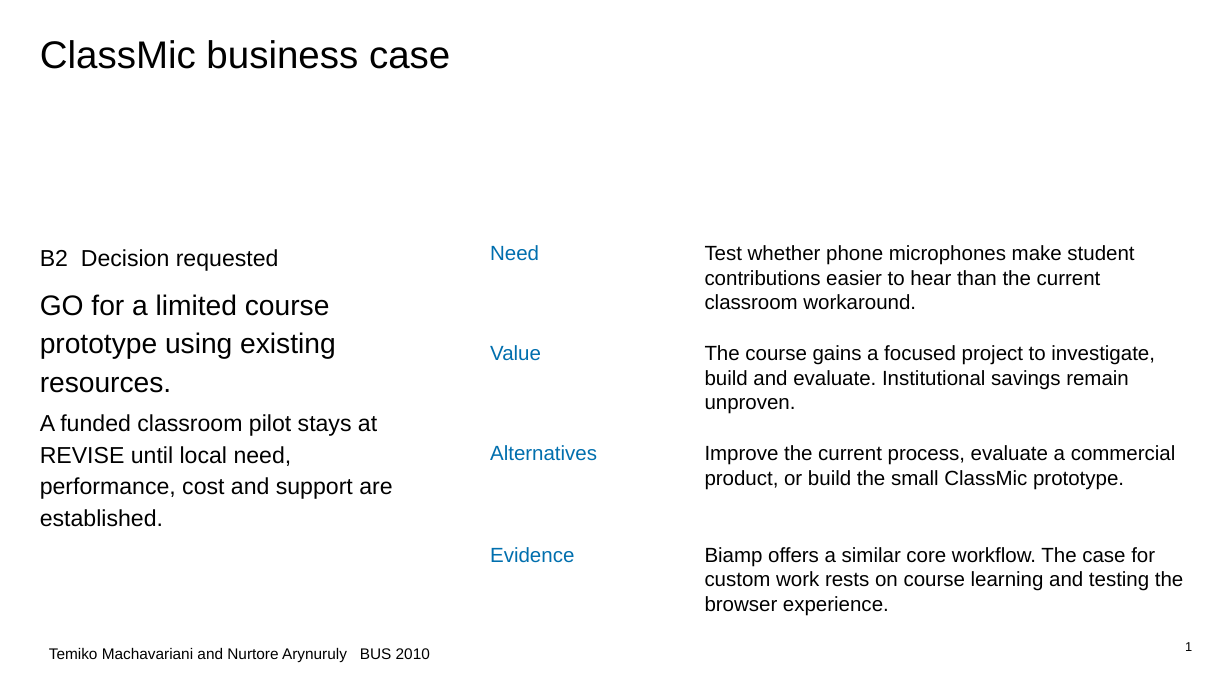
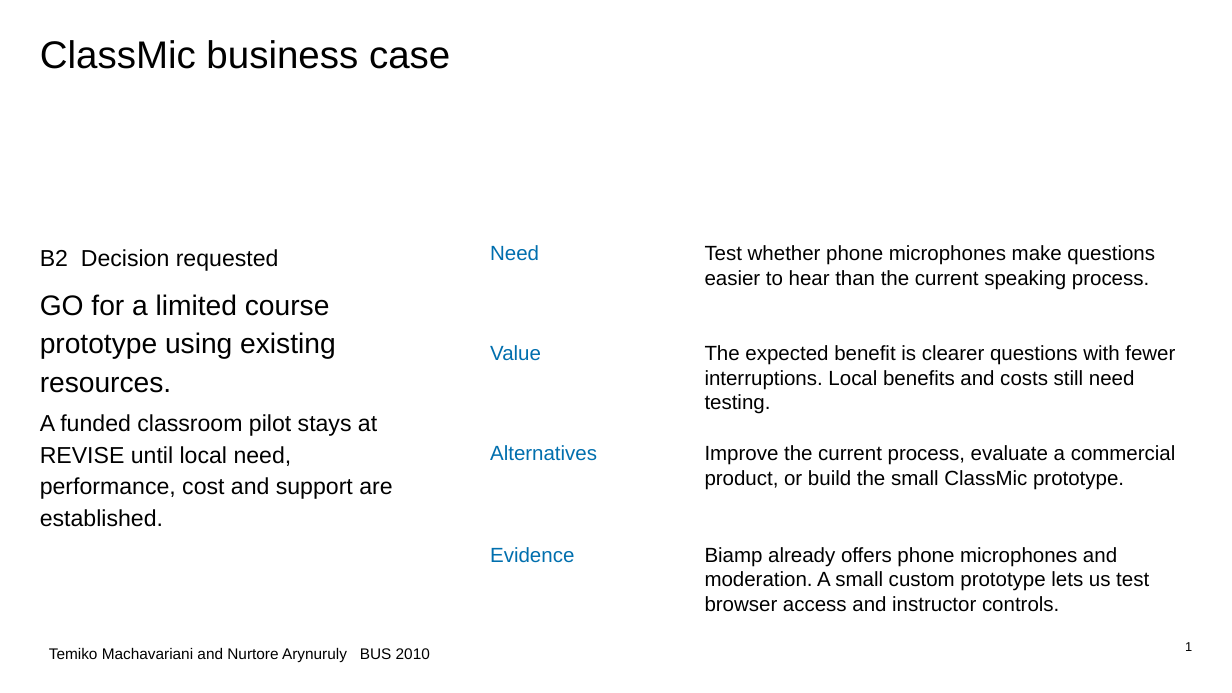
Before and after one commit to GravityCodez/project-managment, a slide deck: slide 1 of submissions/initial-phases/B_Business_Case/ClassMic_B2_Three_Slides.pptx. Drawn at 1232x693 pixels with LibreOffice and Linux fonts; fonts in the diff are those of the drawing. Boxes give left, top, right and bottom in pixels: in the first picture for what was removed or moved away, otherwise in the second. Text is boxed around its words. In the diff, an @@ line names an element or a change of style, - is before the commit and + after.

Commit message:
Refine coursework wording and metadata; stage lab revision

```diff
--- a/submissions/initial-phases/B_Business_Case/ClassMic_B2_Three_Slides.pptx
+++ b/submissions/initial-phases/B_Business_Case/ClassMic_B2_Three_Slides.pptx
@@ text at [705, 245, 1155, 290]: text changed @@
-Test whether phone microphones make student contributions easier to hear than the current classroom workaround.
+Test whether phone microphones make questions easier to hear than the current speaking process.
@@ text at [705, 345, 1175, 414]: text changed @@
-The course gains a focused project to investigate, build and evaluate. Institutional savings remain unproven.
+The expected benefit is clearer questions with fewer interruptions. Local benefits and costs still need testing.
@@ text at [705, 547, 1149, 612]: text changed @@
-Biamp offers a similar core workflow. The case for custom work rests on course learning and testing the browser experience.
+Biamp already offers phone microphones and moderation. A small custom prototype lets us test browser access and instructor controls.
```
Also in this commit, not shown: 2 other slides changed, 32 other files.
